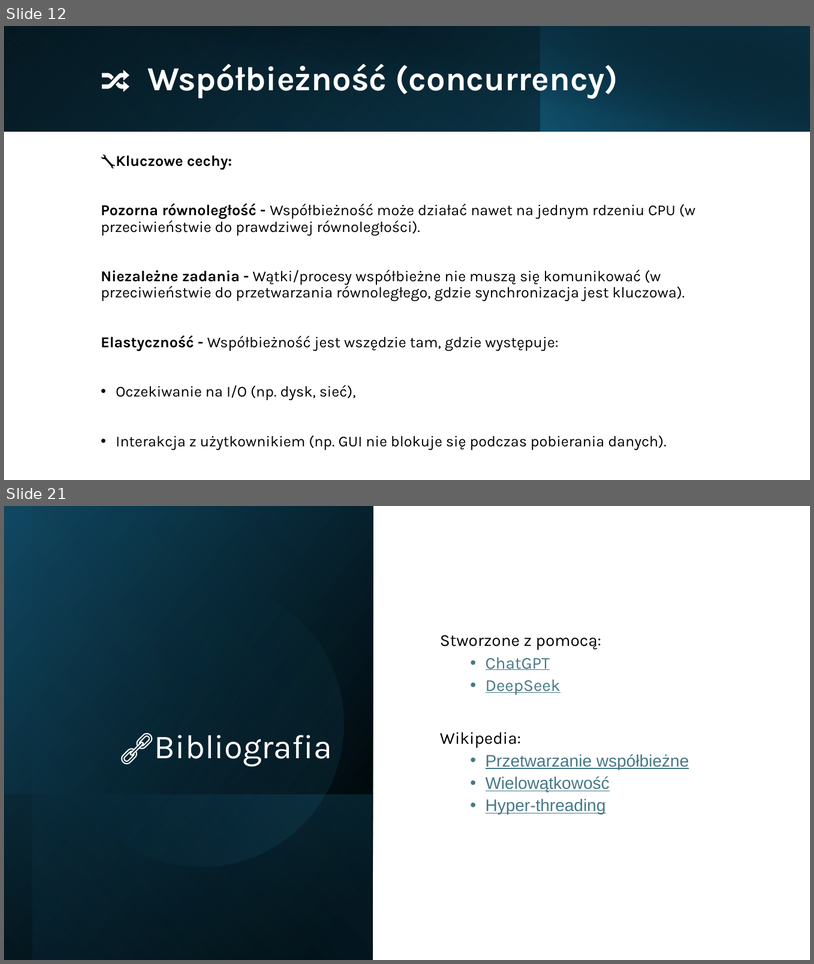
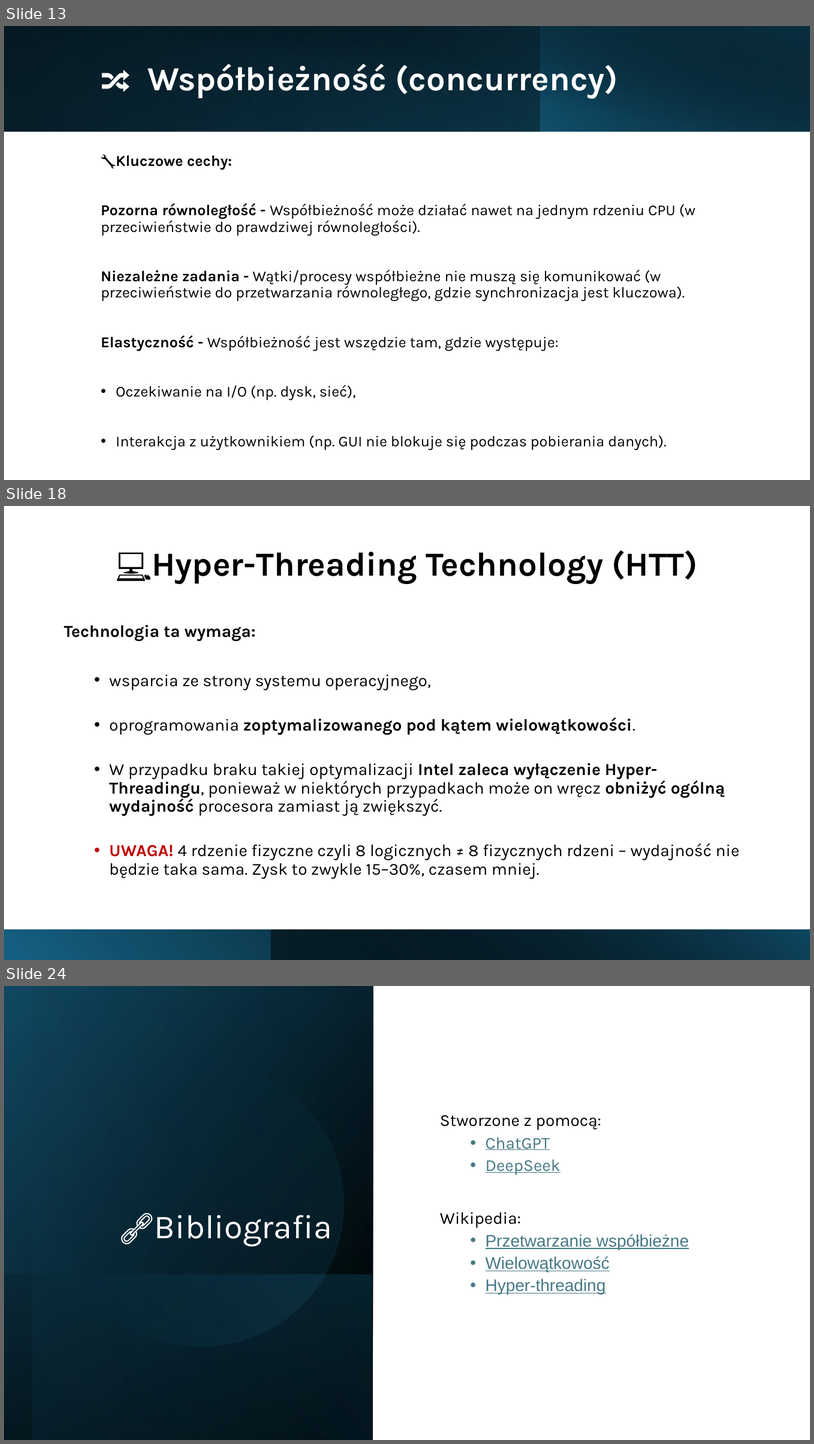
Before and after one commit to 6E776C7A/JPWP_Threds, a slide deck: Prezentacja_JPWP.pptx. Shown one above the other, each under a label of ours: slides 12 and 21 before the commit, slides 13, 18 and 24 after it; the slides between them are not shown. The pictures are 814x964 and 814x1444 pixels, drawn with LibreOffice and Linux fonts; fonts in the diff are those of the drawing. Boxes give left, top, right and bottom in pixels: in the first picture for what was removed or moved away, otherwise in the second. Text is boxed around its words. In the diff, an @@ line names an element or a change of style, - is before the commit and + after.

```diff
--- a/Prezentacja_JPWP.pptx
+++ b/Prezentacja_JPWP.pptx
@@ slide 18 added at (4,506,810,960), background #FFFFFF @@
@@ title added at (116,550,698,584), 40 pt, text #000000, bold @@
+💻Hyper-Threading Technology (HTT)
@@ text added at (64,625,740,879), 20 pt, text #000000 @@
+Technologia ta wymaga:
+  • wsparcia ze strony systemu operacyjnego,
+  • oprogramowania zoptymalizowanego pod kątem wielowątkowości.
+  • W przypadku braku takiej optymalizacji Intel zaleca wyłączenie Hyper-Threadingu, ponieważ w niektórych przypadkach może on wręcz obniżyć ogólną wydajność procesora zamiast ją zwiększyć.
+  • UWAGA! 4 rdzenie fizyczne czyli 8 logicznych ≠ 8 fizycznych rdzeni – wydajność nie będzie taka sama. Zysk to zwykle 15–30%, czasem mniej.
@@ rectangle added at (4,930,810,960), fill gradient #156082 to #000000 @@
@@ rectangle added at (272,930,810,960), fill gradient #000000 to #104862 @@
@@ what was slide 12 is now slide 13 @@
@@ what was slide 21 is now slide 24 @@
```
Also in this commit, not shown: 2 slides changed, 2 other slides added, 3 other files.
